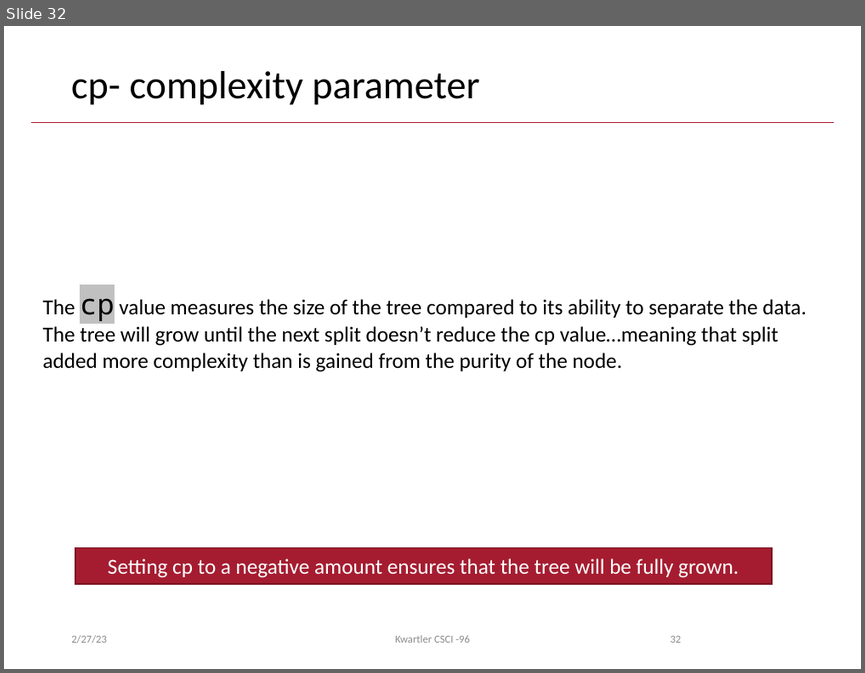
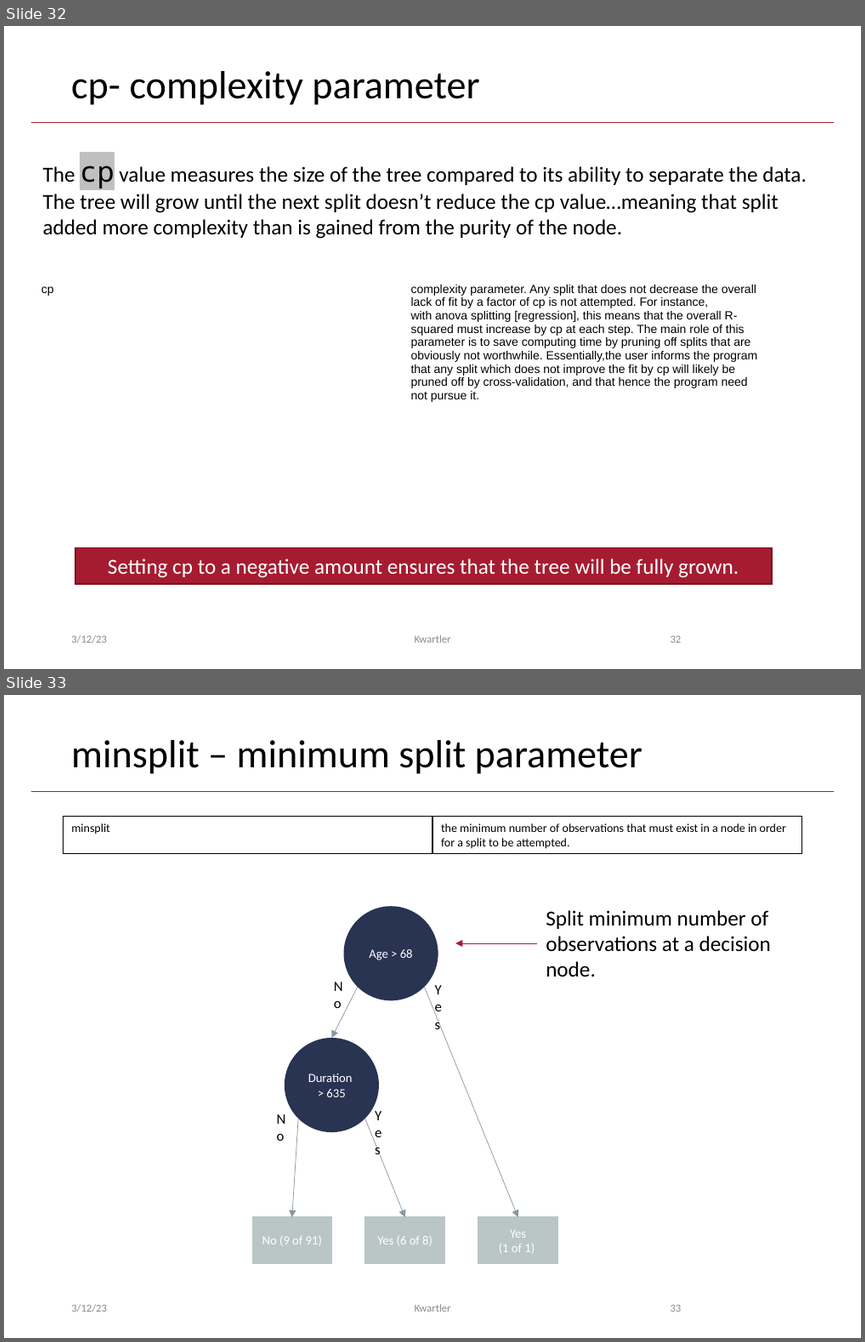
Before and after one commit to kwartler/Hult_Visualizing-Analyzing-Data-with-R, a slide deck: DD1/F_Mar13/A_Decision Trees.pptx. Shown one above the other, each under a label of ours: slide 32 before the commit, slides 32 and 33 after it. The pictures are 865x673 and 865x1342 pixels, drawn with LibreOffice and Linux fonts; fonts in the diff are those of the drawing. Boxes give left, top, right and bottom in pixels: in the first picture for what was removed or moved away, otherwise in the second. Text is boxed around its words. In the diff, an @@ line names an element or a change of style, - is before the commit and + after.

```diff
--- a/DD1/F_Mar13/A_Decision Trees.pptx
+++ b/DD1/F_Mar13/A_Decision Trees.pptx
@@ slide 33 added at [4,695,861,1338], background #FFFFFF; not listed: 1 template element that a slide beside it also shows @@
@@ title added at [71,740,642,774], 33 pt, text #000000 @@
+minsplit – minimum split parameter
@@ table added at [64,817,801,853], 1 rows, 2 columns @@
+minsplit | the minimum number of observations that must exist in a node in order for a split to be attempted.
@@ text added at [545,910,771,976], 18 pt, text #000000 @@
+Split minimum number of observations at a decision node.
@@ arrow added from (537, 943) to (455, 943), #A51C30 0.5 pt @@
@@ group added at [252,906,557,1263]: 4 arrows, 4 texts, 3 rectangles, 2 ellipses @@
+Age > 68
+Duration > 635
+No (9 of 91)
+Yes (6 of 8)
+Yes
+(1 of 1)
+Yes
+Yes
+No
+No
@@ text added at [71,1304,107,1312], 9 pt, text #8C8C8C @@
+3/12/23
@@ text added at [415,1304,451,1311], 9 pt, text #8C8C8C @@
+Kwartler
@@ page number added at [670,1304,681,1311], 9 pt, text #8C8C8C @@
+33
@@ slide 32 changed as well @@
@@ text "The cp value measures the ...": place and size @@
-text "The cp value measures the ..." at [43,298,806,372]
+text "The cp value measures the ..." at [43,165,806,238]
@@ table added at [33,278,772,405], 1 rows, 2 columns @@
+cp | complexity parameter. Any split that does not decrease the overall lack of fit by a factor of cp is not attempted. For instance, with anova splitting [regression], this means that the overall R-squared must increase by cp at each step. The main role of this parameter is to save computing time by pruning off splits that are obviously not worthwhile. Essentially,the user informs the program that any split which does not improve the fit by cp will likely be pruned off by cross-validation, and that hence the program need not pursue it.
@@ text at [71,635,107,643]: text changed @@
-2/27/23
+3/12/23
@@ text at [415,635,451,642]: text changed @@
-Kwartler CSCI -96
+Kwartler
```
Also in this commit, not shown: 33 other slides changed, 1 other slide added.
